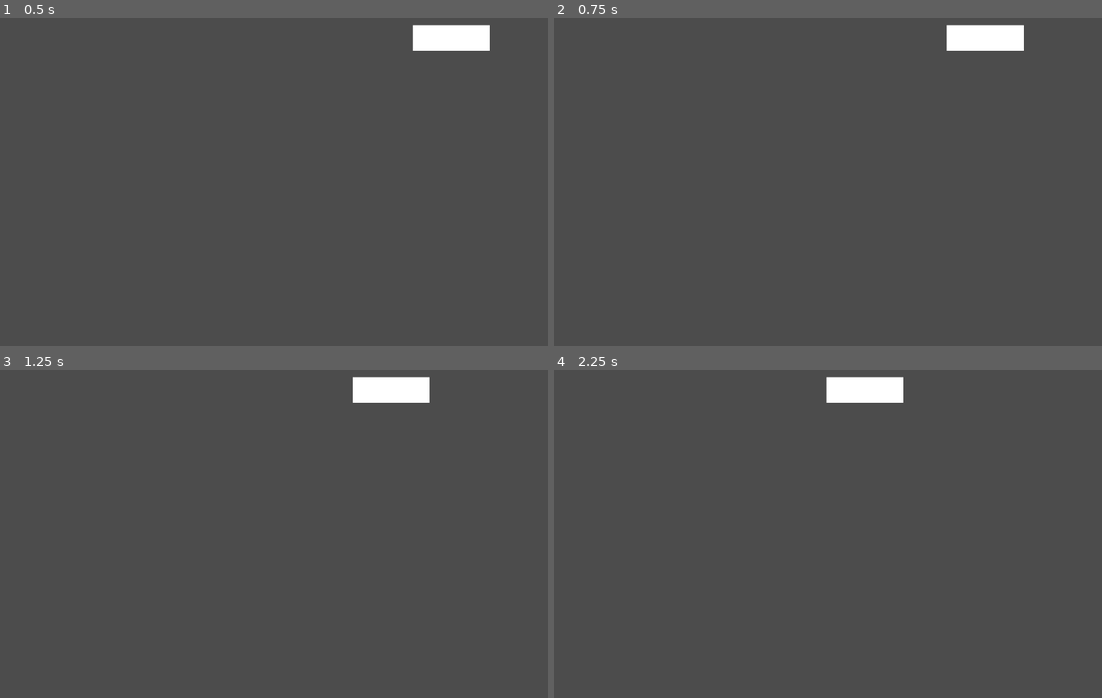
Above: before the commit, frames 1-4 (two rows, left to right).
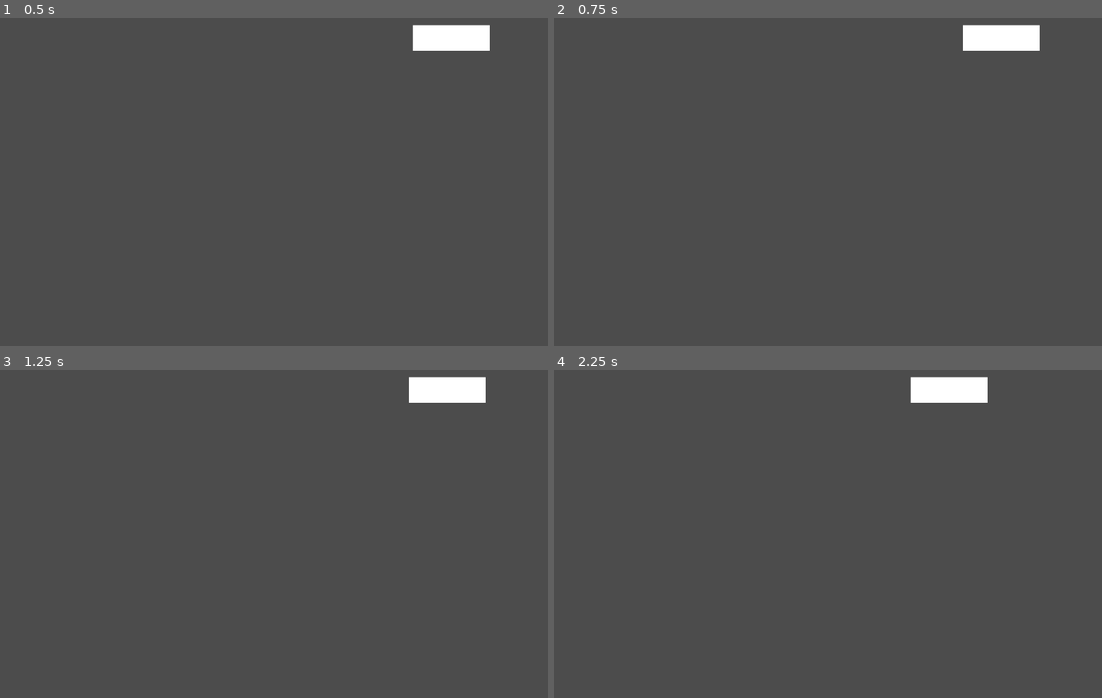
Above: after the commit, the same moments.

Repository: wqyeo/Drop-Da-Bomb
Game: Godot game, scene res://Scenes/GameScene.tscn
Two runs of this game, one before a commit and one after it. Both use one fixed random seed, a clock stepped at 60 frames per second and the inputs below.
Inputs:
- Up to frame 1 (0.5 s): no input
- Up to frame 2 (0.75 s): hold Space (drop_bomb, bound only after the commit) from 0.53 s (still down)
- Up to frame 3 (1.25 s): keep holding Space (drop_bomb, bound only after the commit)
- Up to frame 4 (2.25 s): release Space (drop_bomb, bound only after the commit) at 1.28 s; tap Space (drop_bomb, bound only after the commit) at 1.35 s; hold Space (drop_bomb, bound only after the commit) from 2.03 s (still down)

Frame 1 is identical in both runs. In frame 2, 0.5% of the frame differs, in the area x 71-89%, y 2-10%; in frame 3, 1.6%; in frame 4, 2.2%, in the area x 49-80%, y 2-10%.

Commit message:
Script to detect player input to stop and drop bomb

Diff:
--- a/Project/Scripts/Player.gd
+++ b/Project/Scripts/Player.gd
@@ -13,6 +13,13 @@
 	pass
 
 func _process(delta):
+	if Input.is_action_just_released("drop_bomb"):
+		_drop_bomb()
+	elif !(Input.is_action_pressed("drop_bomb")):
+		_process_hover(delta)
+	pass
+
+func _process_hover(delta):
 	var position = self.position
 	if moving_left:
 		position = position.move_toward(Vector2(max_left, y_position), delta * speed)
@@ -26,3 +33,8 @@
 	elif position.x >= max_right:
 		moving_left = true
 	pass
+
+func _drop_bomb():
+	# TODO: Drop the bomb
+	print("drop bomb")
+	pass
--- a/Project/project.godot
+++ b/Project/project.godot
@@ -50,6 +50,27 @@
 "svg/scale": 1.0
 }
 
+[input]
+
+ui_accept={
+"deadzone": 0.5,
+"events": [ Object(InputEventKey,"resource_local_to_scene":false,"resource_name":"","device":0,"alt":false,"shift":false,"control":false,"meta":false,"command":false,"pressed":false,"scancode":16777221,"physical_scancode":0,"unicode":0,"echo":false,"script":null)
+, Object(InputEventKey,"resource_local_to_scene":false,"resource_name":"","device":0,"alt":false,"shift":false,"control":false,"meta":false,"command":false,"pressed":false,"scancode":16777222,"physical_scancode":0,"unicode":0,"echo":false,"script":null)
+, Object(InputEventJoypadButton,"resource_local_to_scene":false,"resource_name":"","device":0,"button_index":0,"pressure":0.0,"pressed":false,"script":null)
+ ]
+}
+ui_select={
+"deadzone": 0.5,
+"events": [ Object(InputEventJoypadButton,"resource_local_to_scene":false,"resource_name":"","device":0,"button_index":3,"pressure":0.0,"pressed":false,"script":null)
+ ]
+}
+drop_bomb={
+"deadzone": 0.5,
+"events": [ Object(InputEventKey,"resource_local_to_scene":false,"resource_name":"","device":0,"alt":false,"shift":false,"control":false,"meta":false,"command":false,"pressed":false,"scancode":32,"physical_scancode":0,"unicode":0,"echo":false,"script":null)
+, Object(InputEventKey,"resource_local_to_scene":false,"resource_name":"","device":0,"alt":false,"shift":false,"control":false,"meta":false,"command":false,"pressed":false,"scancode":0,"physical_scancode":32,"unicode":0,"echo":false,"script":null)
+ ]
+}
+
 [physics]
 
 common/enable_pause_aware_picking=true
